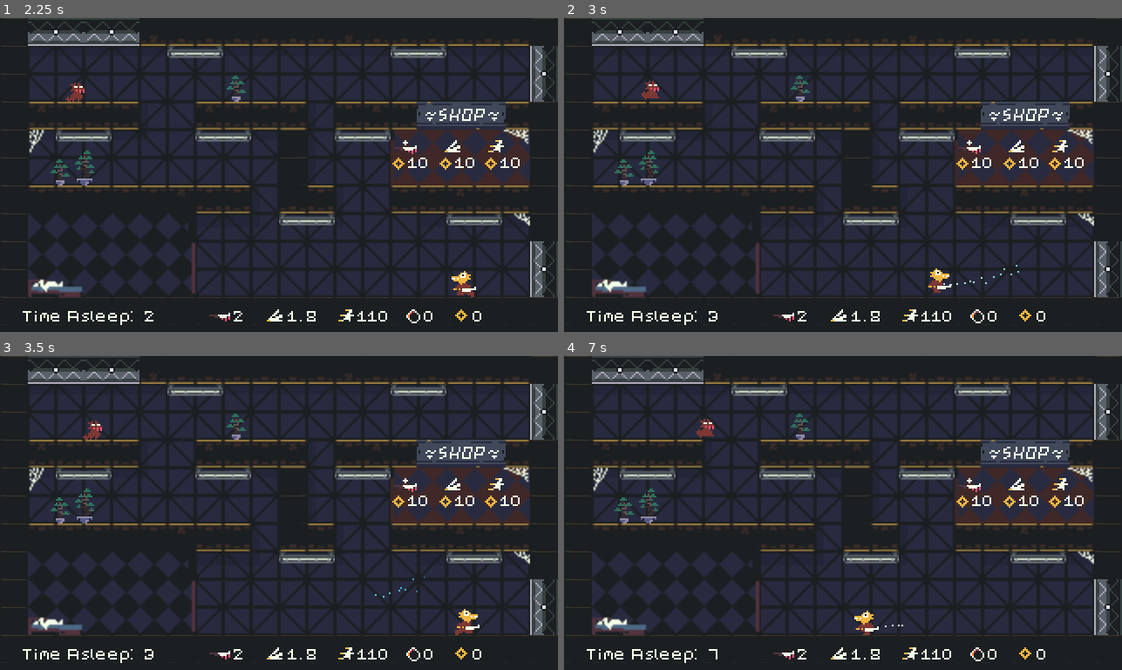
Above: before the commit, frames 1-4 (two rows, left to right).
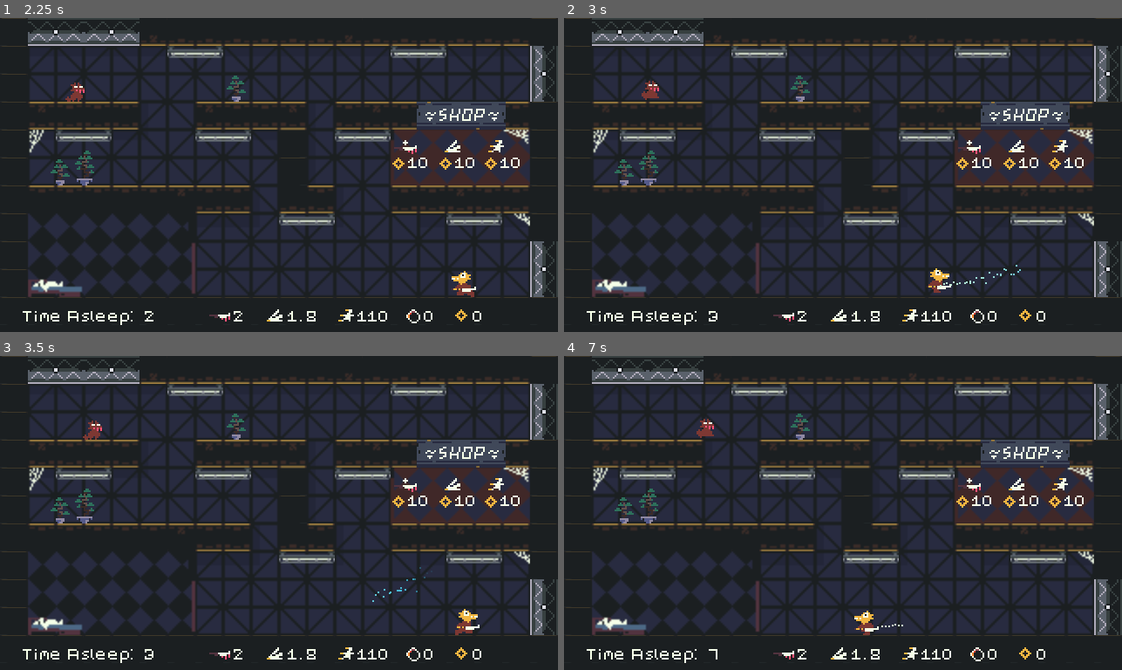
Above: after the commit, the same moments.

Repository: vakkiri/LD50
Game: Godot game, scene res://scenes/Level.tscn
Same seed, same stepped clock (60 frames per second), same inputs: the game is played once before the commit and once after it.
Inputs:
- Up to frame 1 (2.25 s): tap Enter at 0.5 s; hold Z (player_attack) 0.53-1.28 s; hold Right (player_right) 0.53-2.03 s; tap Up (player_up) at 0.77, 1.52 s; tap C (player_bomb) at 1.35 s; hold Left (player_left) from 2.03 s (still down); hold X (player_dash) from 2.03 s (still down)
- Up to frame 2 (3 s): release Left (player_left) at 2.78 s; release X (player_dash) at 2.78 s; hold Right (player_right) from 2.78 s (still down); tap Z (player_attack) at 2.85 s
- Up to frame 3 (3.5 s): keep holding Right (player_right); tap Up (player_up) at 3.02 s
- Up to frame 4 (7 s): tap C (player_bomb) at 3.6, 5.85 s; tap Up (player_up) at 3.77, 4.52, 6.02, 6.77 s; tap Space at 4.25 s; release Right (player_right) at 4.28 s; hold Left (player_left) 4.28-5.03 s; tap X (player_dash) at 4.35 s; hold Right (player_right) 5.03-5.78 s; hold Z (player_attack) 5.03-5.78 s; hold Left (player_left) from 5.78 s (still down); hold X (player_dash) from 6.53 s (still down)

Frame 1 is identical in both runs. In frame 2, less than 0.1% of the frame differs, in the area x 67-82%, y 80-86%; in frame 3, less than 0.1%; in frame 4, less than 0.1%.

Commit message:
Explosions

Diff:
--- a/MonsterSpawner.gd
+++ b/MonsterSpawner.gd
@@ -1,4 +1,6 @@
 extends Node2D
+
+var active = true
 
 var spawn_time = 10.0
 var spawn_random = 0.1
@@ -50,11 +52,12 @@
 
 # Called every frame. 'delta' is the elapsed time since the previous frame.
 func _process(delta):
-	if spawn_delay > 0.0:
-		spawn_delay -= delta
-	else:
-		spawn_timer -= delta
+	if active:
+		if spawn_delay > 0.0:
+			spawn_delay -= delta
+		else:
+			spawn_timer -= delta
 
-		if spawn_timer <= 0.0:
-			spawn_timer += spawn_time + rand_range(0.0, spawn_random)
-			_spawn_monster()
+			if spawn_timer <= 0.0:
+				spawn_timer += spawn_time + rand_range(0.0, spawn_random)
+				_spawn_monster()
--- /dev/null
+++ b/default_bus_layout.tres
@@ -0,0 +1,4 @@
+[gd_resource type="AudioBusLayout" format=2]
+
+[resource]
+bus/0/mute = true
--- /dev/null
+++ b/scenes/BedroomDoor.gd
@@ -0,0 +1,27 @@
+extends TextureRect
+
+
+const EXPLOSION = preload("res://scenes/Explosion.tscn")
+var explosion_time = 0.0
+var gen_time = 0.0
+
+# Called when the node enters the scene tree for the first time.
+func _ready():
+	visible = false
+
+
+func show():
+	visible = true
+	explosion_time = 2.0
+
+# Called every frame. 'delta' is the elapsed time since the previous frame.
+func _process(delta):
+	if explosion_time > 0.0:
+		explosion_time -= delta
+		gen_time -= delta
+		if gen_time <= 0.0:
+			gen_time += 0.1
+			randomize()
+			var e = EXPLOSION.instance()
+			e.position = rect_position + Vector2(rand_range(-4, 16), rand_range(-4, 34))
+			get_parent().add_child(e)
--- /dev/null
+++ b/scenes/BedroomDoor.tscn
@@ -0,0 +1,8 @@
+[gd_scene load_steps=3 format=2]
+
+[ext_resource path="res://assets/objects/bedroomdoor.png" type="Texture" id=1]
+[ext_resource path="res://scenes/BedroomDoor.gd" type="Script" id=2]
+
+[node name="BedroomDoor" type="TextureRect"]
+texture = ExtResource( 1 )
+script = ExtResource( 2 )
--- a/scenes/BombExplosion.gd
+++ b/scenes/BombExplosion.gd
@@ -1,6 +1,6 @@
 extends Node2D
 
-
+const EXPLOSION = preload("res://scenes/Explosion.tscn")
 var life = 1.5
 var hit_monsters = []
 var damage = 50
@@ -10,6 +10,12 @@
 	for c in get_children():
 		if c.name != "Area2D":
 			c.emitting = true
+	for i in range(25):
+		var e = EXPLOSION.instance()
+		e.position = position + Vector2(rand_range(-32, 32), rand_range(-8, 8))
+		if rand_range(0, 1) < 0.5:
+			e.colour = "orange"
+		get_parent().add_child(e)
 
 
 # Called every frame. 'delta' is the elapsed time since the previous frame.
--- /dev/null
+++ b/scenes/Explosion.gd
@@ -0,0 +1,20 @@
+extends AnimatedSprite
+
+export var colour = "white"
+
+
+# Called when the node enters the scene tree for the first time.
+func _ready():
+	animation = colour
+	frame = 0
+	playing = true
+	speed_scale = rand_range(0.8, 1.2)
+
+
+# Called every frame. 'delta' is the elapsed time since the previous frame.
+#func _process(delta):
+#	pass
+
+
+func _on_Explosion_animation_finished():
+	queue_free()
--- /dev/null
+++ b/scenes/Explosion.tscn
@@ -0,0 +1,91 @@
+[gd_scene load_steps=21 format=2]
+
+[ext_resource path="res://assets/objects/explosion-orange.png" type="Texture" id=1]
+[ext_resource path="res://assets/objects/explosion-white.png" type="Texture" id=2]
+[ext_resource path="res://scenes/Explosion.gd" type="Script" id=3]
+
+[sub_resource type="AtlasTexture" id=1]
+atlas = ExtResource( 1 )
+region = Rect2( 0, 0, 8, 8 )
+
+[sub_resource type="AtlasTexture" id=2]
+atlas = ExtResource( 1 )
+region = Rect2( 8, 0, 8, 8 )
+
+[sub_resource type="AtlasTexture" id=3]
+atlas = ExtResource( 1 )
+region = Rect2( 16, 0, 8, 8 )
+
+[sub_resource type="AtlasTexture" id=4]
+atlas = ExtResource( 1 )
+region = Rect2( 24, 0, 8, 8 )
+
+[sub_resource type="AtlasTexture" id=5]
+atlas = ExtResource( 1 )
+region = Rect2( 32, 0, 8, 8 )
+
+[sub_resource type="AtlasTexture" id=6]
+atlas = ExtResource( 1 )
+region = Rect2( 40, 0, 8, 8 )
+
+[sub_resource type="AtlasTexture" id=7]
+atlas = ExtResource( 1 )
+region = Rect2( 48, 0, 8, 8 )
+
+[sub_resource type="AtlasTexture" id=8]
+atlas = ExtResource( 1 )
+region = Rect2( 56, 0, 8, 8 )
+
+[sub_resource type="AtlasTexture" id=9]
+atlas = ExtResource( 2 )
+region = Rect2( 0, 0, 8, 8 )
+
+[sub_resource type="AtlasTexture" id=10]
+atlas = ExtResource( 2 )
+region = Rect2( 8, 0, 8, 8 )
+
+[sub_resource type="AtlasTexture" id=11]
+atlas = ExtResource( 2 )
+region = Rect2( 16, 0, 8, 8 )
+
+[sub_resource type="AtlasTexture" id=12]
+atlas = ExtResource( 2 )
+region = Rect2( 24, 0, 8, 8 )
+
+[sub_resource type="AtlasTexture" id=13]
+atlas = ExtResource( 2 )
+region = Rect2( 32, 0, 8, 8 )
+
+[sub_resource type="AtlasTexture" id=14]
+atlas = ExtResource( 2 )
+region = Rect2( 40, 0, 8, 8 )
+
+[sub_resource type="AtlasTexture" id=15]
+atlas = ExtResource( 2 )
+region = Rect2( 48, 0, 8, 8 )
+
+[sub_resource type="AtlasTexture" id=16]
+atlas = ExtResource( 2 )
+region = Rect2( 56, 0, 8, 8 )
+
+[sub_resource type="SpriteFrames" id=17]
+animations = [ {
+"frames": [ SubResource( 1 ), SubResource( 2 ), SubResource( 3 ), SubResource( 4 ), SubResource( 5 ), SubResource( 6 ), SubResource( 7 ), SubResource( 8 ) ],
+"loop": false,
+"name": "orange",
+"speed": 20.0
+}, {
+"frames": [ SubResource( 9 ), SubResource( 10 ), SubResource( 11 ), SubResource( 12 ), SubResource( 13 ), SubResource( 14 ), SubResource( 15 ), SubResource( 16 ) ],
+"loop": false,
+"name": "white",
+"speed": 20.0
+} ]
+
+[node name="Explosion" type="AnimatedSprite"]
+frames = SubResource( 17 )
+animation = "orange"
+frame = 7
+playing = true
+script = ExtResource( 3 )
+
+[connection signal="animation_finished" from="." to="." method="_on_Explosion_animation_finished"]
--- a/scenes/Level.gd
+++ b/scenes/Level.gd
@@ -13,10 +13,28 @@
 # Called every frame. 'delta' is the elapsed time since the previous frame.
 func _process(delta):
 	# doing this per frame is dumb but whatever, im lazy and time constrained
-	time_asleep += delta
-	$TimeAsleepText.set_text("Time Asleep: " + str(int(time_asleep)))
-	$CoinsText.set_text(str($Player.coins))
-	$BombText.set_text(str($Player.bombs))
-	$AttackText.set_text(str($Player.attack_damage))
-	$AttackSpeedText.set_text(str(1.0 / $Player.attack_speed).substr(0, 3))
-	$SpeedText.set_text(str($Player.MAX_VELOCITY.x))
+	if not $BedroomDoor.visible:
+		time_asleep += delta
+		$TimeAsleepText.set_text("Time Asleep: " + str(int(time_asleep)))
+		$CoinsText.set_text(str($Player.coins))
+		$BombText.set_text(str($Player.bombs))
+		$AttackText.set_text(str($Player.attack_damage))
+		$AttackSpeedText.set_text(str(1.0 / $Player.attack_speed).substr(0, 3))
+		$SpeedText.set_text(str($Player.MAX_VELOCITY.x))
+
+
+func lose():
+	if not $BedroomDoor.visible:
+		$BedroomDoor.show()
+		for c in get_children():
+			if c.is_in_group("monster"):
+				c.game_over = true
+			elif c.is_in_group("spawner"):
+				c.active = false
+
+
+func _on_DoorTrigger_body_entered(body):
+	# TODO this is actually not what should happen, we should set the monster to an attack anim
+	# and actually trigger door when that anim finishes
+	if body.is_in_group("monster") and not $BedroomDoor.visible:
+		body.attack()
--- a/scenes/Level.tscn
+++ b/scenes/Level.tscn
@@ -19,6 +19,7 @@
 [ext_resource path="res://assets/ui/coinicon.png" type="Texture" id=17]
 [ext_resource path="res://assets/objects/bombicon.png" type="Texture" id=18]
 [ext_resource path="res://assets/ui/shopbanner.png" type="Texture" id=19]
+[ext_resource path="res://scenes/BedroomDoor.tscn" type="PackedScene" id=20]
 
 [sub_resource type="ConvexPolygonShape2D" id=1]
 points = PoolVector2Array( 0, 0, 16, 0, 16, 16, 0, 16 )
@@ -187,6 +188,9 @@
 0/shapes = [  ]
 0/z_index = 0
 
+[sub_resource type="RectangleShape2D" id=10]
+extents = Vector2( 12, 16.5 )
+
 [node name="Level" type="Node2D"]
 script = ExtResource( 7 )
 
@@ -364,3 +368,18 @@
 
 [node name="BombSpawner3" parent="." instance=ExtResource( 13 )]
 position = Vector2( 152, 48 )
+
+[node name="BedroomDoor" parent="." instance=ExtResource( 20 )]
+margin_left = 95.0
+margin_top = 129.0
+margin_right = 110.0
+margin_bottom = 158.0
+
+[node name="DoorTrigger" type="Area2D" parent="."]
+collision_mask = 5
+
+[node name="CollisionShape2D" type="CollisionShape2D" parent="DoorTrigger"]
+position = Vector2( 107, 143.5 )
+shape = SubResource( 10 )
+
+[connection signal="body_entered" from="DoorTrigger" to="." method="_on_DoorTrigger_body_entered"]
--- a/scenes/Monster.gd
+++ b/scenes/Monster.gd
@@ -1,7 +1,7 @@
 extends KinematicBody2D
 
 const COIN = preload("res://scenes/ui/Coin.tscn")
-
+const EXPLOSION = preload("res://scenes/Explosion.tscn")
 const GRAVITY = 900.0
 const FRICTION = 128.0
 const MAX_VELOCITY = Vector2(32.0, 600.0)
@@ -20,8 +20,9 @@
 export var coins = 10
 var speed = 0.0
 export var health = 6
+var attacking = false
 
-
+var game_over = false
 
 func _update_nav():
 	var target_node = get_parent().get_node("Target")
@@ -79,6 +80,11 @@
 		c.position = position
 		get_parent().add_child(c)
 
+	for i in range(3):
+		var e = EXPLOSION.instance()
+		e.position = position + Vector2(rand_range(-6, 6), rand_range(-6, 6))
+		get_parent().add_child(e)
+
 	queue_free()
 
 
@@ -94,29 +100,52 @@
 		$AnimatedSprite.animation = "run"
 
 
+func attack():
+	attacking = true
+	$AnimatedSprite.animation = "attack"
+	$AnimatedSprite.frame = 0
+	$AnimatedSprite.playing = true
+
+
 func _process(delta):
-	if hit_timer > 0:
-		hit_timer -= delta
-		if blink_timer > 0:
-			blink_timer -= delta
+	if game_over:
+		visible = true
+		$AnimatedSprite.animation = "run"
+		$AnimatedSprite.frame = 0
+		$AnimatedSprite.playing = false
+		$Heart.visible = true
+	else:
+		if attacking:
+			$AnimatedSprite.position.x = rand_range(-1.0, 1.0)
+			$AnimatedSprite.position.y = rand_range(-1.0, 1.0)
 		else:
-			blink_timer += blink_time
-			visible = !visible
-	else:
-		visible = true
+			velocity.x = speed
+			if hit_timer <= 0.0:
+				_process_environment(delta)
+				_bound_vars()
+				_process_movement(delta)
 
-	velocity.x = speed
-	if hit_timer <= 0.0:
-		_process_environment(delta)
-		_bound_vars()
-		_process_movement(delta)
+			nav_timer -= delta
+			if nav_timer <= 0.0:
+				nav_timer += nav_time
+				_update_nav()
 
-	nav_timer -= delta
-	if nav_timer <= 0.0:
-		nav_timer += nav_time
-		_update_nav()
+			_set_animation()
 
-	_set_animation()
+		if hit_timer > 0:
+			hit_timer -= delta
+			if blink_timer > 0:
+				blink_timer -= delta
+			else:
+				blink_timer += blink_time
+				visible = !visible
+		else:
+			visible = true
 
-	if health <= 0:
-		kill()
+		if health <= 0:
+			kill()
+
+
+func _on_AnimatedSprite_animation_finished():
+	if $AnimatedSprite.animation == "attack":
+		get_parent().lose()
--- a/scenes/MonsterBig.gd
+++ b/scenes/MonsterBig.gd
@@ -3,7 +3,7 @@
 # Obviously this should just inheret Monster and override the one different method but idk
 
 const COIN = preload("res://scenes/ui/Coin.tscn")
-
+const EXPLOSION = preload("res://scenes/Explosion.tscn")
 const GRAVITY = 900.0
 const FRICTION = 128.0
 const MAX_VELOCITY = Vector2(32.0, 600.0)
@@ -23,7 +23,8 @@
 var speed = 0.0
 export var health = 6
 
-
+var game_over = false
+var attacking = false
 
 func _update_nav():
 	var target_node = get_parent().get_node("Target")
@@ -80,6 +81,10 @@
 		var c = COIN.instance()
 		c.position = position
 		get_parent().add_child(c)
+	for i in range(6):
+		var e = EXPLOSION.instance()
+		e.position = position + Vector2(rand_range(-8, 8), rand_range(-8, 8))
+		get_parent().add_child(e)
 
 	queue_free()
 
@@ -97,32 +102,53 @@
 
 
 func _process(delta):
-	if hit_timer > 0:
-		hit_timer -= delta
-		if blink_timer > 0:
-			blink_timer -= delta
+	if game_over:
+		visible = true
+		$AnimatedSprite.animation = "run"
+		$AnimatedSprite.frame = 0
+		$AnimatedSprite.playing = false
+		$Heart.visible = true
+	else:
+		if attacking:
+			$AnimatedSprite.position.x = rand_range(-1.0, 1.0)
+			$AnimatedSprite.position.y = rand_range(-1.0, 1.0)
 		else:
-			blink_timer += blink_time
-			visible = !visible
+			if $AnimatedSprite.frame == 1:
+				velocity.x = speed
+			else:
+				velocity.x = 0
+
+			if hit_timer <= 0.0:
+				_process_environment(delta)
+				_bound_vars()
+				_process_movement(delta)
+
+			nav_timer -= delta
+			if nav_timer <= 0.0:
+				nav_timer += nav_time
+				_update_nav()
+
+			_set_animation()
+
+		if hit_timer > 0:
+			hit_timer -= delta
+			if blink_timer > 0:
+				blink_timer -= delta
+			else:
+				blink_timer += blink_time
+				visible = !visible
+		else:
+			visible = true
+
+		if health <= 0:
+			kill()
+
+
+func _on_AnimatedSprite_animation_finished():
+	if $AnimatedSprite.animation == "attack":
+		get_parent().lose()
 	else:
-		visible = true
-
-	if $AnimatedSprite.frame == 1:
-		velocity.x = speed
-	else:
-		velocity.x = 0
-
-	if hit_timer <= 0.0:
-		_process_environment(delta)
-		_bound_vars()
-		_process_movement(delta)
-
-	nav_timer -= delta
-	if nav_timer <= 0.0:
-		nav_timer += nav_time
-		_update_nav()
-
-	_set_animation()
-
-	if health <= 0:
-		kill()
+		for i in range(3):
+			var e = EXPLOSION.instance()
+			e.position = position + Vector2(rand_range(-8, 8), 10.0)
+			get_parent().add_child(e)
--- a/scenes/MonsterBigDog.tscn
+++ b/scenes/MonsterBigDog.tscn
@@ -1,7 +1,16 @@
-[gd_scene load_steps=9 format=2]
+[gd_scene load_steps=10 format=2]
 
 [ext_resource path="res://assets/monsters/bigdog.png" type="Texture" id=1]
 [ext_resource path="res://scenes/MonsterBig.gd" type="Script" id=2]
+[ext_resource path="res://assets/monsters/heart.png" type="Texture" id=3]
+
+[sub_resource type="AtlasTexture" id=8]
+atlas = ExtResource( 1 )
+region = Rect2( 0, 0, 20, 19 )
+
+[sub_resource type="AtlasTexture" id=9]
+atlas = ExtResource( 1 )
+region = Rect2( 20, 0, 20, 19 )
 
 [sub_resource type="AtlasTexture" id=6]
 atlas = ExtResource( 1 )
@@ -11,24 +20,21 @@
 atlas = ExtResource( 1 )
 region = Rect2( 20, 0, 20, 19 )
 
-[sub_resource type="AtlasTexture" id=8]
-atlas = ExtResource( 1 )
-region = Rect2( 0, 0, 20, 19 )
-
-[sub_resource type="AtlasTexture" id=9]
-atlas = ExtResource( 1 )
-region = Rect2( 20, 0, 20, 19 )
-
 [sub_resource type="SpriteFrames" id=5]
 animations = [ {
-"frames": [ SubResource( 6 ), SubResource( 7 ) ],
+"frames": [  ],
 "loop": true,
-"name": "run",
-"speed": 1.0
+"name": "attack",
+"speed": 5.0
 }, {
 "frames": [ SubResource( 8 ), SubResource( 9 ) ],
 "loop": true,
 "name": "hit",
+"speed": 1.0
+}, {
+"frames": [ SubResource( 6 ), SubResource( 7 ) ],
+"loop": true,
+"name": "run",
 "speed": 1.0
 } ]
 
@@ -45,9 +51,19 @@
 
 [node name="AnimatedSprite" type="AnimatedSprite" parent="."]
 frames = SubResource( 5 )
-animation = "run"
+animation = "attack"
 playing = true
 
 [node name="CollisionShape2D" type="CollisionShape2D" parent="."]
 position = Vector2( 2, 2 )
 shape = SubResource( 4 )
+
+[node name="Heart" type="TextureRect" parent="."]
+visible = false
+margin_left = -2.0
+margin_top = -18.0
+margin_right = 38.0
+margin_bottom = 22.0
+texture = ExtResource( 3 )
+
+[connection signal="animation_finished" from="AnimatedSprite" to="." method="_on_AnimatedSprite_animation_finished"]
--- a/scenes/MonsterBigRaccoon.tscn
+++ b/scenes/MonsterBigRaccoon.tscn
@@ -1,7 +1,16 @@
-[gd_scene load_steps=9 format=2]
+[gd_scene load_steps=10 format=2]
 
 [ext_resource path="res://scenes/MonsterBig.gd" type="Script" id=1]
 [ext_resource path="res://assets/monsters/bigrac.png" type="Texture" id=2]
+[ext_resource path="res://assets/monsters/heart.png" type="Texture" id=3]
+
+[sub_resource type="AtlasTexture" id=6]
+atlas = ExtResource( 2 )
+region = Rect2( 0, 0, 20, 19 )
+
+[sub_resource type="AtlasTexture" id=7]
+atlas = ExtResource( 2 )
+region = Rect2( 20, 0, 20, 19 )
 
 [sub_resource type="AtlasTexture" id=8]
 atlas = ExtResource( 2 )
@@ -11,24 +20,21 @@
 atlas = ExtResource( 2 )
 region = Rect2( 20, 0, 20, 19 )
 
-[sub_resource type="AtlasTexture" id=6]
-atlas = ExtResource( 2 )
-region = Rect2( 0, 0, 20, 19 )
-
-[sub_resource type="AtlasTexture" id=7]
-atlas = ExtResource( 2 )
-region = Rect2( 20, 0, 20, 19 )
-
 [sub_resource type="SpriteFrames" id=5]
 animations = [ {
-"frames": [ SubResource( 8 ), SubResource( 9 ) ],
+"frames": [  ],
 "loop": true,
-"name": "run",
+"name": "attack",
 "speed": 5.0
 }, {
 "frames": [ SubResource( 6 ), SubResource( 7 ) ],
 "loop": true,
 "name": "hit",
+"speed": 5.0
+}, {
+"frames": [ SubResource( 8 ), SubResource( 9 ) ],
+"loop": true,
+"name": "run",
 "speed": 5.0
 } ]
 
@@ -44,10 +50,19 @@
 
 [node name="AnimatedSprite" type="AnimatedSprite" parent="."]
 frames = SubResource( 5 )
-animation = "run"
-frame = 1
+animation = "attack"
 playing = true
 
 [node name="CollisionShape2D" type="CollisionShape2D" parent="."]
 position = Vector2( -0.5, 2.5 )
 shape = SubResource( 4 )
+
+[node name="Heart" type="TextureRect" parent="."]
+visible = false
+margin_left = -2.0
+margin_top = -18.0
+margin_right = 38.0
+margin_bottom = 22.0
+texture = ExtResource( 3 )
+
+[connection signal="animation_finished" from="AnimatedSprite" to="." method="_on_AnimatedSprite_animation_finished"]
--- a/scenes/MonsterDog.tscn
+++ b/scenes/MonsterDog.tscn
@@ -1,7 +1,24 @@
-[gd_scene load_steps=9 format=2]
+[gd_scene load_steps=12 format=2]
 
 [ext_resource path="res://assets/monsters/dog1.png" type="Texture" id=1]
 [ext_resource path="res://scenes/Monster.gd" type="Script" id=2]
+[ext_resource path="res://assets/monsters/heart.png" type="Texture" id=3]
+
+[sub_resource type="AtlasTexture" id=7]
+atlas = ExtResource( 1 )
+region = Rect2( 0, 32, 16, 16 )
+
+[sub_resource type="AtlasTexture" id=8]
+atlas = ExtResource( 1 )
+region = Rect2( 16, 32, 16, 16 )
+
+[sub_resource type="AtlasTexture" id=5]
+atlas = ExtResource( 1 )
+region = Rect2( 0, 16, 16, 16 )
+
+[sub_resource type="AtlasTexture" id=6]
+atlas = ExtResource( 1 )
+region = Rect2( 16, 16, 16, 16 )
 
 [sub_resource type="AtlasTexture" id=1]
 atlas = ExtResource( 1 )
@@ -11,25 +28,22 @@
 atlas = ExtResource( 1 )
 region = Rect2( 16, 0, 16, 16 )
 
-[sub_resource type="AtlasTexture" id=5]
-atlas = ExtResource( 1 )
-region = Rect2( 0, 16, 16, 16 )
-
-[sub_resource type="AtlasTexture" id=6]
-atlas = ExtResource( 1 )
-region = Rect2( 16, 16, 16, 16 )
-
 [sub_resource type="SpriteFrames" id=3]
 animations = [ {
-"frames": [ SubResource( 1 ), SubResource( 2 ) ],
-"loop": true,
-"name": "run",
-"speed": 10.0
+"frames": [ SubResource( 7 ), SubResource( 7 ), SubResource( 8 ) ],
+"loop": false,
+"name": "attack",
+"speed": 1.0
 }, {
 "frames": [ SubResource( 5 ), SubResource( 6 ) ],
 "loop": true,
 "name": "hit",
 "speed": 20.0
+}, {
+"frames": [ SubResource( 1 ), SubResource( 2 ) ],
+"loop": true,
+"name": "run",
+"speed": 10.0
 } ]
 
 [sub_resource type="RectangleShape2D" id=4]
@@ -43,9 +57,20 @@
 
 [node name="AnimatedSprite" type="AnimatedSprite" parent="."]
 frames = SubResource( 3 )
-animation = "hit"
+animation = "attack"
+frame = 2
 playing = true
 
 [node name="CollisionShape2D" type="CollisionShape2D" parent="."]
 position = Vector2( -0.5, 2.5 )
 shape = SubResource( 4 )
+
+[node name="Heart" type="TextureRect" parent="."]
+visible = false
+margin_left = -4.0
+margin_top = -11.0
+margin_right = 36.0
+margin_bottom = 29.0
+texture = ExtResource( 3 )
+
+[connection signal="animation_finished" from="AnimatedSprite" to="." method="_on_AnimatedSprite_animation_finished"]
--- a/scenes/MonsterRaccoon.tscn
+++ b/scenes/MonsterRaccoon.tscn
@@ -1,7 +1,24 @@
-[gd_scene load_steps=9 format=2]
+[gd_scene load_steps=12 format=2]
 
 [ext_resource path="res://assets/monsters/raccoon1.png" type="Texture" id=1]
 [ext_resource path="res://scenes/Monster.gd" type="Script" id=2]
+[ext_resource path="res://assets/monsters/heart.png" type="Texture" id=3]
+
+[sub_resource type="AtlasTexture" id=10]
+atlas = ExtResource( 1 )
+region = Rect2( 0, 32, 16, 16 )
+
+[sub_resource type="AtlasTexture" id=11]
+atlas = ExtResource( 1 )
+region = Rect2( 16, 32, 16, 16 )
+
+[sub_resource type="AtlasTexture" id=8]
+atlas = ExtResource( 1 )
+region = Rect2( 0, 16, 16, 16 )
+
+[sub_resource type="AtlasTexture" id=9]
+atlas = ExtResource( 1 )
+region = Rect2( 16, 16, 16, 16 )
 
 [sub_resource type="AtlasTexture" id=5]
 atlas = ExtResource( 1 )
@@ -11,25 +28,22 @@
 atlas = ExtResource( 1 )
 region = Rect2( 16, 0, 16, 16 )
 
-[sub_resource type="AtlasTexture" id=8]
-atlas = ExtResource( 1 )
-region = Rect2( 0, 16, 16, 16 )
-
-[sub_resource type="AtlasTexture" id=9]
-atlas = ExtResource( 1 )
-region = Rect2( 16, 16, 16, 16 )
-
 [sub_resource type="SpriteFrames" id=7]
 animations = [ {
-"frames": [ SubResource( 5 ), SubResource( 6 ) ],
-"loop": true,
-"name": "run",
-"speed": 10.0
+"frames": [ SubResource( 10 ), SubResource( 10 ), SubResource( 11 ) ],
+"loop": false,
+"name": "attack",
+"speed": 1.0
 }, {
 "frames": [ SubResource( 8 ), SubResource( 9 ) ],
 "loop": true,
 "name": "hit",
 "speed": 20.0
+}, {
+"frames": [ SubResource( 5 ), SubResource( 6 ) ],
+"loop": true,
+"name": "run",
+"speed": 10.0
 } ]
 
 [sub_resource type="RectangleShape2D" id=4]
@@ -45,9 +59,20 @@
 
 [node name="AnimatedSprite" type="AnimatedSprite" parent="."]
 frames = SubResource( 7 )
-animation = "run"
+animation = "attack"
+frame = 2
 playing = true
 
 [node name="CollisionShape2D" type="CollisionShape2D" parent="."]
 position = Vector2( -0.5, 2.5 )
 shape = SubResource( 4 )
+
+[node name="Heart" type="TextureRect" parent="."]
+visible = false
+margin_left = -4.0
+margin_top = -11.0
+margin_right = 36.0
+margin_bottom = 29.0
+texture = ExtResource( 3 )
+
+[connection signal="animation_finished" from="AnimatedSprite" to="." method="_on_AnimatedSprite_animation_finished"]
--- a/scenes/MonsterSpawner.tscn
+++ b/scenes/MonsterSpawner.tscn
@@ -2,5 +2,5 @@
 
 [ext_resource path="res://MonsterSpawner.gd" type="Script" id=1]
 
-[node name="MonsterSpawner" type="Node2D"]
+[node name="MonsterSpawner" type="Node2D" groups=["spawner"]]
 script = ExtResource( 1 )
--- a/scenes/Player.gd
+++ b/scenes/Player.gd
@@ -79,16 +79,20 @@
 	# if we are fully charged
 	if _dash_scale() >= max_dash_scale:
 		$SwordChargeParticles.emitting = true
+		$SwordChargeParticles2.emitting = true
 		$AnimatedSprite.position.x = rand_range(-0.5, 0.5)
 		$AnimatedSprite.position.y = rand_range(-0.5, 0.5)
 	else:
 		$AnimatedSprite.position = Vector2(0.0, 0.0)
 		$SwordChargeParticles.emitting = false
+		$SwordChargeParticles2.emitting = false
 
 	if last_direction == RIGHT:
 		$SwordChargeParticles.position = Vector2(-8.0, 3.0)
+		$SwordChargeParticles2.position = Vector2(-6.0, 3.0)
 	else:
 		$SwordChargeParticles.position = Vector2(8.0, 3.0)
+		$SwordChargeParticles2.position = Vector2(6.0, 3.0)
 
 
 func _update_timers(delta):
--- a/scenes/Player.tscn
+++ b/scenes/Player.tscn
@@ -10,22 +10,6 @@
 [sub_resource type="AtlasTexture" id=4]
 atlas = ExtResource( 1 )
 region = Rect2( 16, 16, 16, 16 )
-
-[sub_resource type="AtlasTexture" id=7]
-atlas = ExtResource( 1 )
-region = Rect2( 0, 32, 16, 16 )
-
-[sub_resource type="AtlasTexture" id=8]
-atlas = ExtResource( 1 )
-region = Rect2( 16, 32, 16, 16 )
-
-[sub_resource type="AtlasTexture" id=5]
-atlas = ExtResource( 1 )
-region = Rect2( 0, 0, 16, 16 )
-
-[sub_resource type="AtlasTexture" id=6]
-atlas = ExtResource( 1 )
-region = Rect2( 16, 0, 16, 16 )
 
 [sub_resource type="AtlasTexture" id=9]
 atlas = ExtResource( 1 )
@@ -43,21 +27,27 @@
 atlas = ExtResource( 1 )
 region = Rect2( 16, 64, 16, 16 )
 
+[sub_resource type="AtlasTexture" id=5]
+atlas = ExtResource( 1 )
+region = Rect2( 0, 0, 16, 16 )
+
+[sub_resource type="AtlasTexture" id=6]
+atlas = ExtResource( 1 )
+region = Rect2( 16, 0, 16, 16 )
+
+[sub_resource type="AtlasTexture" id=7]
+atlas = ExtResource( 1 )
+region = Rect2( 0, 32, 16, 16 )
+
+[sub_resource type="AtlasTexture" id=8]
+atlas = ExtResource( 1 )
+region = Rect2( 16, 32, 16, 16 )
+
 [sub_resource type="SpriteFrames" id=1]
 animations = [ {
 "frames": [ SubResource( 3 ), SubResource( 4 ) ],
 "loop": true,
 "name": "idle",
-"speed": 10.0
-}, {
-"frames": [ SubResource( 7 ), SubResource( 8 ) ],
-"loop": true,
-"name": "pre_dash",
-"speed": 10.0
-}, {
-"frames": [ SubResource( 5 ), SubResource( 6 ) ],
-"loop": true,
-"name": "run",
 "speed": 10.0
 }, {
 "frames": [ SubResource( 9 ), SubResource( 10 ) ],
@@ -69,6 +59,16 @@
 "loop": false,
 "name": "attack",
 "speed": 20.0
+}, {
+"frames": [ SubResource( 5 ), SubResource( 6 ) ],
+"loop": true,
+"name": "run",
+"speed": 10.0
+}, {
+"frames": [ SubResource( 7 ), SubResource( 8 ) ],
+"loop": true,
+"name": "pre_dash",
+"speed": 10.0
 } ]
 
 [sub_resource type="CapsuleShape2D" id=2]
@@ -90,6 +90,7 @@
 [node name="AnimatedSprite" type="AnimatedSprite" parent="."]
 frames = SubResource( 1 )
 animation = "pre_dash"
+frame = 1
 playing = true
 
 [node name="CollisionShape2D" type="CollisionShape2D" parent="."]
@@ -98,6 +99,18 @@
 
 [node name="SwordChargeParticles" type="CPUParticles2D" parent="."]
 position = Vector2( -8, 3 )
+emitting = false
+amount = 32
+randomness = 0.1
+local_coords = false
+gravity = Vector2( -20, -60 )
+initial_velocity = 10.0
+initial_velocity_random = 0.5
+color = Color( 0.960784, 1, 0.909804, 1 )
+color_ramp = SubResource( 13 )
+
+[node name="SwordChargeParticles2" type="CPUParticles2D" parent="."]
+position = Vector2( -5, 3 )
 emitting = false
 amount = 32
 randomness = 0.1
Binary file changed: assets/monsters/bigdog.png
Binary file changed: assets/monsters/bigrac.png
Binary file changed: assets/monsters/dog1.png
Binary file added: assets/monsters/heart.png
Not shown, added: assets/monsters/heart.png.import
Binary file changed: assets/monsters/raccoon1.png
Binary file added: assets/objects/bedroomdoor.png
Not shown, added: assets/objects/bedroomdoor.png.import
Binary file added: assets/objects/explosion-orange.png
Not shown, added: assets/objects/explosion-orange.png.import
Binary file added: assets/objects/explosion-white.png
Not shown, added: assets/objects/explosion-white.png.import
(and 1 more such lines)
